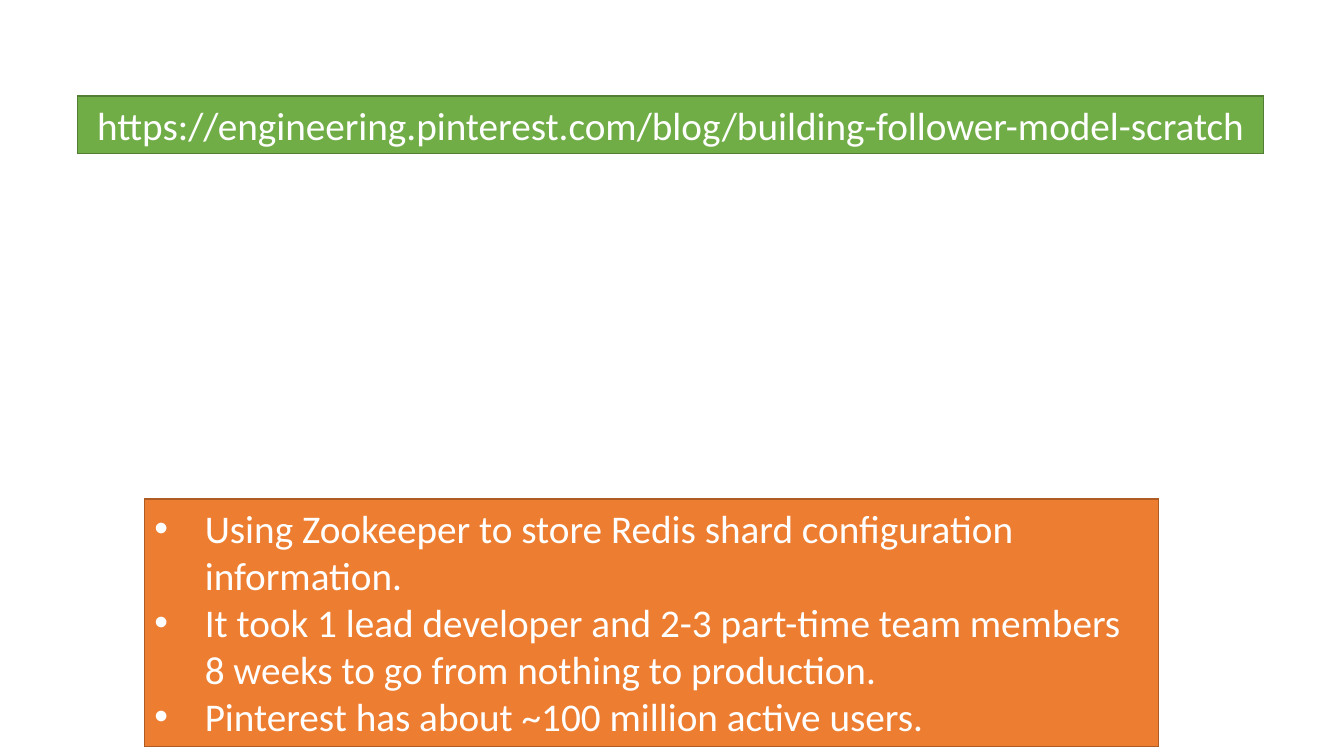
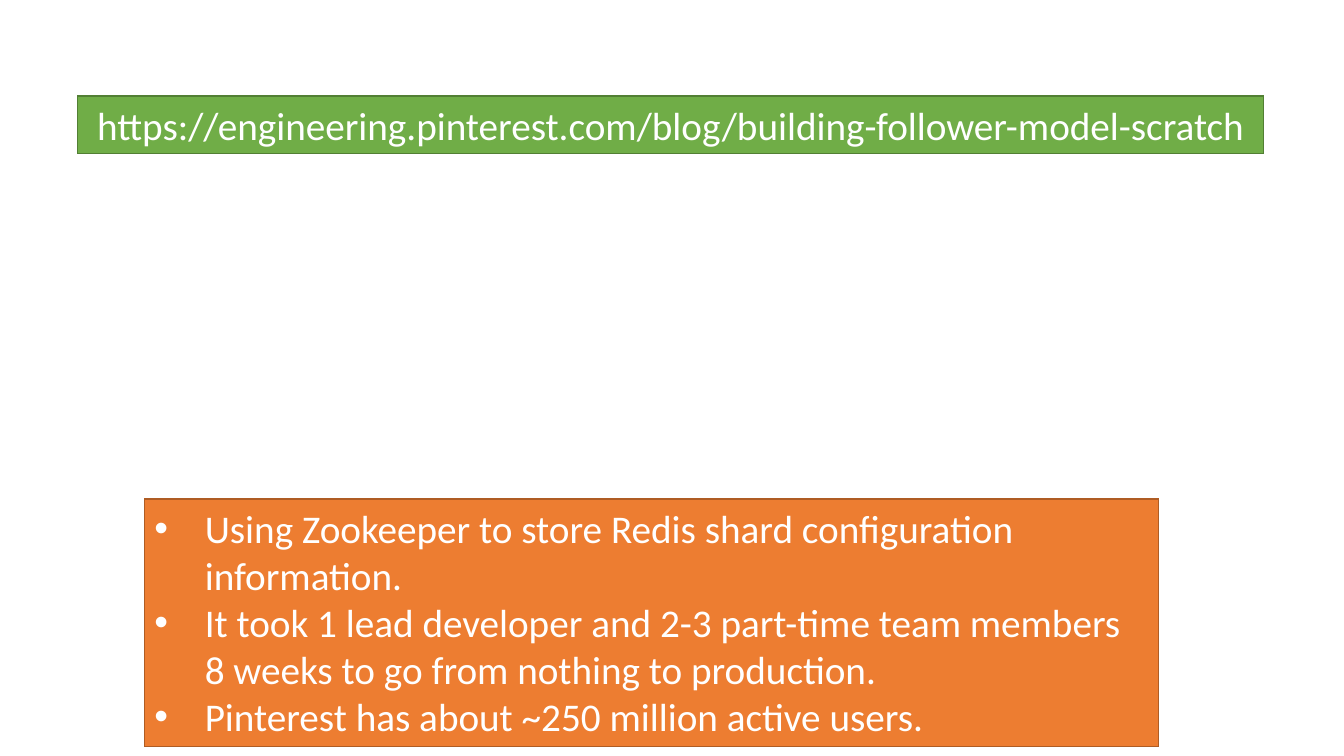
Before and after one commit to airavata-courses/airavata-courses.github.io, a slide deck: slide 3 of slides/Spring2019-ZooKeeperDistributedSystems.pptx. Drawn at 1344x756 pixels with LibreOffice and Linux fonts; fonts in the diff are those of the drawing; background and template pictures are left out. Boxes give left, top, right and bottom in pixels: in the first picture for what was removed or moved away, otherwise in the second. Text is boxed around its words. In the diff, an @@ line names an element or a change of style, - is before the commit and + after.

```diff
--- a/slides/Spring2019-ZooKeeperDistributedSystems.pptx
+++ b/slides/Spring2019-ZooKeeperDistributedSystems.pptx
@@ text in rectangle at <box>205,703,924,732</box>: text changed @@
-• Pinterest has about ~100 million active users.
+• Pinterest has about ~250 million active users.
```
Also in this commit, not shown: 2 other files.
